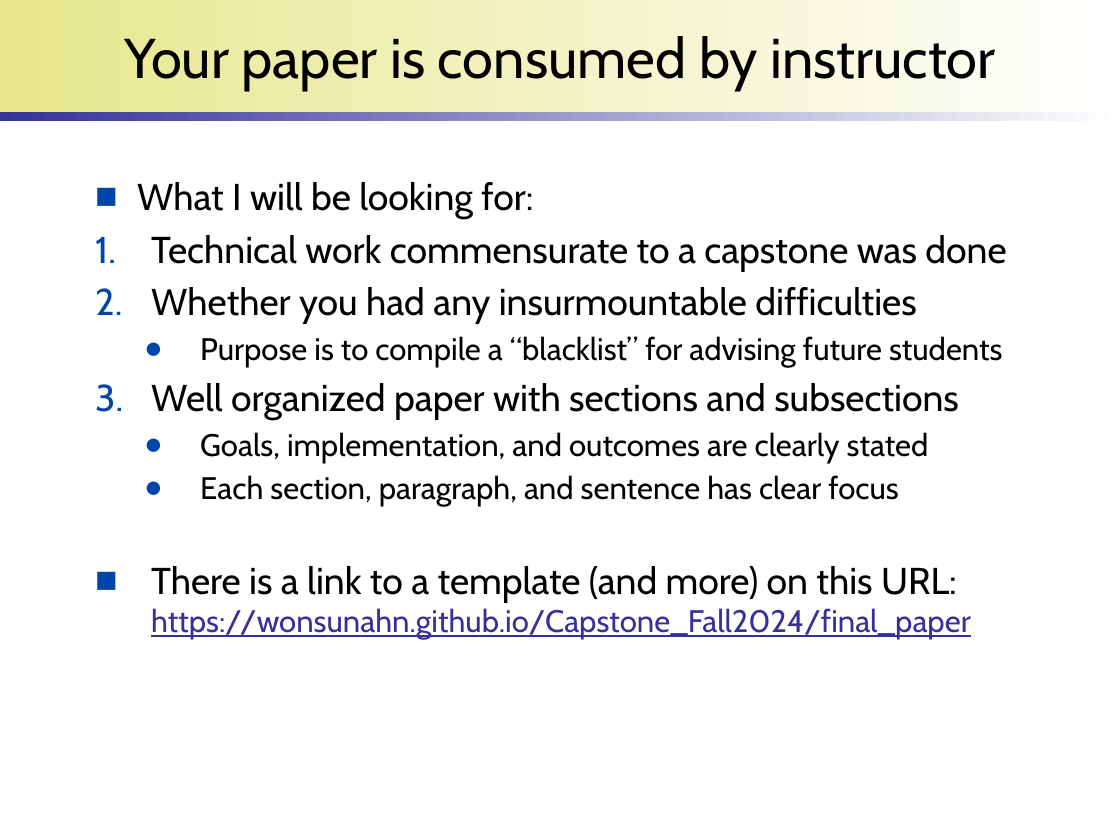
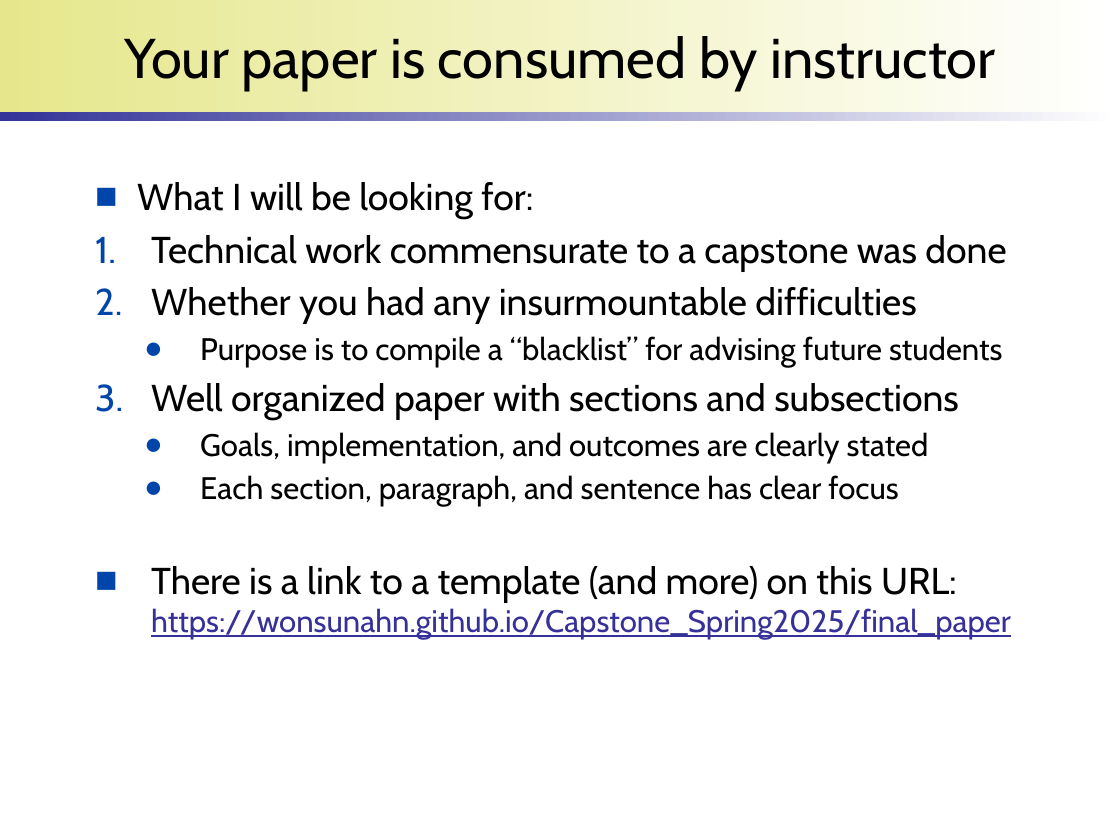
Before and after one commit to wonsunahn/Capstone_Spring2025, a slide deck: slide 4 of lectures/introduction-internship.pptx. Drawn at 1120x840 pixels with LibreOffice and Linux fonts; fonts in the diff are those of the drawing; background and template pictures are left out. Boxes give left, top, right and bottom in pixels: in the first picture for what was removed or moved away, otherwise in the second. Text is boxed around its words. In the diff, an @@ line names an element or a change of style, - is before the commit and + after.

Commit message:
Updates for Spring 2025

```diff
--- a/lectures/introduction-internship.pptx
+++ b/lectures/introduction-internship.pptx
@@ text at <box>151,566,1011,640</box>: text changed @@
-■ There is a link to a template (and more) on this URL:
-  https://wonsunahn.github.io/Capstone_Fall2024/final_paper
+■ There is a link to a template (and more) on this URL:
+  https://wonsunahn.github.io/Capstone_Spring2025/final_paper
```
Also in this commit, not shown: 2 other slides changed, 1 other file.
